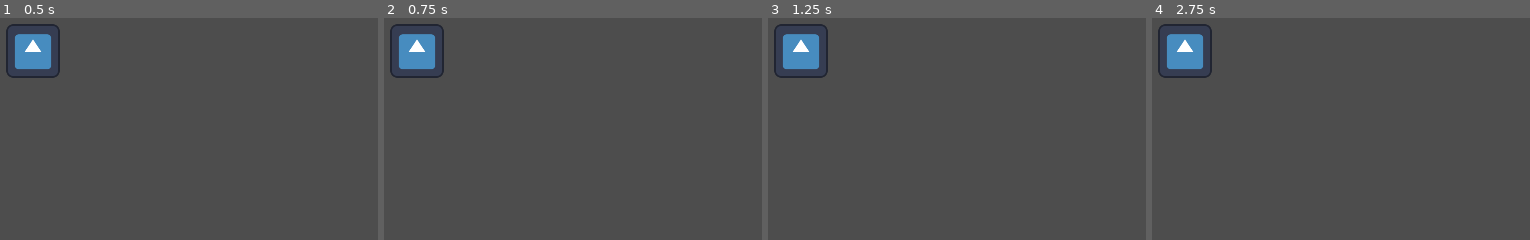
Above: before the commit, frames 1-4 (left to right).
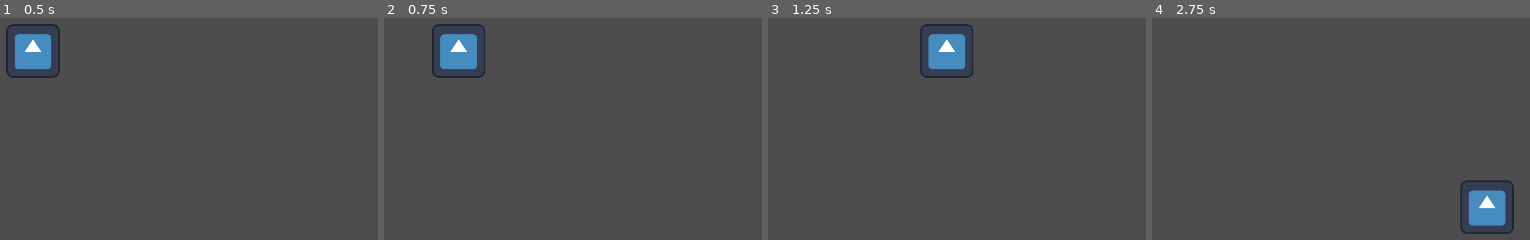
Above: after the commit, the same moments.

Repository: konducktor/run-from-gulmora
Game: Godot game, scene res://gameplay.tscn
Two runs of this game, one before a commit and one after it. Both use one fixed random seed, a clock stepped at 60 frames per second and the inputs below. The engine's default icon, where the game draws it, is replaced by a stand-in: a white triangle on a blue panel in a dark square.
Inputs:
- Up to frame 1 (0.5 s): no input
- Up to frame 2 (0.75 s): tap Enter at 0.5 s; hold Right (ui_right) from 0.53 s (still down)
- Up to frame 3 (1.25 s): keep holding Right (ui_right)
- Up to frame 4 (2.75 s): release Right (ui_right) at 1.28 s; hold Down (ui_down) 1.28-2.03 s; hold Right (ui_right) from 2.03 s (still down)

Frame 1 is identical in both runs. In frame 2, 3.7% of the frame differs, in the area x 1-27%, y 2-28%; in frame 3, 3.9%; in frame 4, 4.1%, in the area x 1-96%, y 2-98%.

Commit message:
web build setup

Diff:
--- a/gameplay.tscn
+++ b/gameplay.tscn
@@ -1,10 +1,9 @@
 [gd_scene load_steps=2 format=3 uid="uid://dtamhc3u844oa"]
 
-[ext_resource type="Texture2D" uid="uid://qagk3531rpwx" path="res://icon.svg" id="1_n4psk"]
+[ext_resource type="PackedScene" uid="uid://t7ieys032nbq" path="res://test_player/test_player.tscn" id="1_n4psk"]
 
 [node name="Node2D" type="Node2D"]
 
 [node name="Camera2D" type="Camera2D" parent="."]
 
-[node name="Icon" type="Sprite2D" parent="."]
-texture = ExtResource("1_n4psk")
+[node name="TestPlayer" parent="." instance=ExtResource("1_n4psk")]
--- a/project.godot
+++ b/project.godot
@@ -24,3 +24,4 @@
 [rendering]
 
 renderer/rendering_method="mobile"
+textures/vram_compression/import_etc2_astc=true
--- /dev/null
+++ b/test_player/test_player.gd
@@ -0,0 +1,14 @@
+extends CharacterBody2D
+
+
+@export var SPEED = 300.0
+
+
+func _physics_process(delta: float) -> void:
+	var direction := Input.get_vector("ui_left", "ui_right", 'ui_up', 'ui_down').normalized()
+	if direction:
+		velocity = direction * SPEED
+	else:
+		velocity = Vector2(move_toward(velocity.x, 0, SPEED), move_toward(velocity.y, 0, SPEED))
+
+	move_and_slide()
--- /dev/null
+++ b/test_player/test_player.tscn
@@ -0,0 +1,18 @@
+[gd_scene load_steps=4 format=3 uid="uid://t7ieys032nbq"]
+
+[ext_resource type="Script" uid="uid://bn1r0jplt3m5s" path="res://test_player/test_player.gd" id="1_1dxja"]
+[ext_resource type="Texture2D" uid="uid://qagk3531rpwx" path="res://icon.svg" id="2_vh15b"]
+
+[sub_resource type="CircleShape2D" id="CircleShape2D_imyr3"]
+radius = 64.0
+
+[node name="TestPlayer" type="CharacterBody2D"]
+script = ExtResource("1_1dxja")
+SPEED = 500.0
+
+[node name="Sprite2D" type="Sprite2D" parent="."]
+texture = ExtResource("2_vh15b")
+
+[node name="CollisionShape2D" type="CollisionShape2D" parent="."]
+shape = SubResource("CircleShape2D_imyr3")
+debug_color = Color(0.979178, 0, 0.390177, 0.42)
Not shown, added: export_presets.cfg
Not shown, added: test_player/test_player.gd.uid
